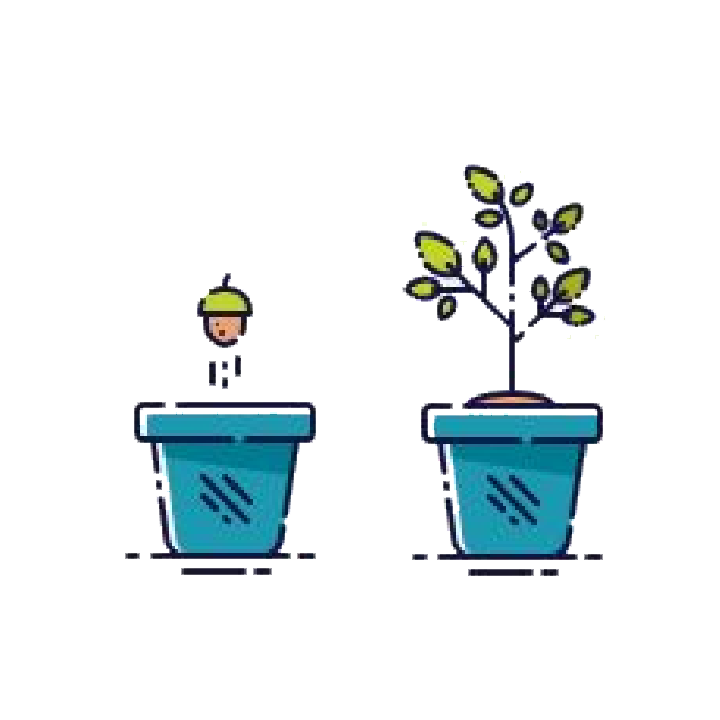
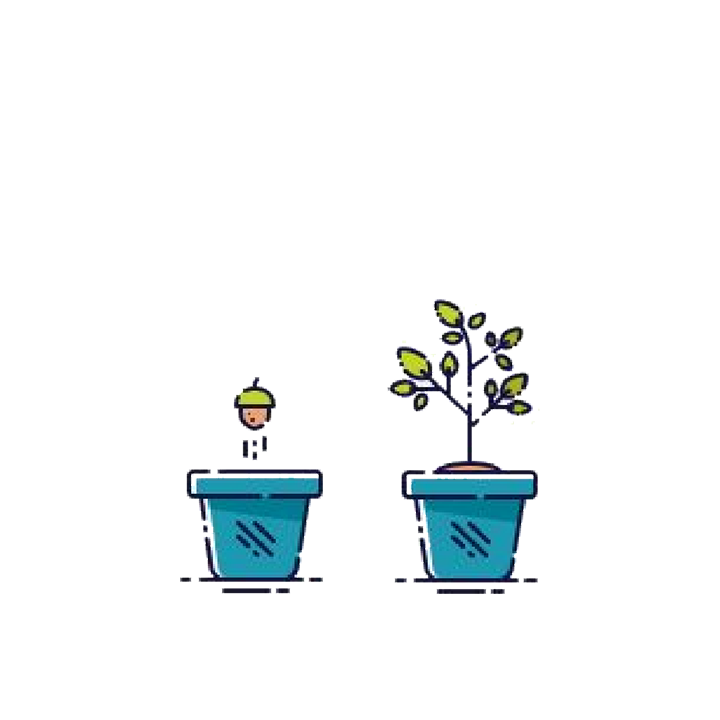
The second 720×720 image is a revision of the first. Changes to its layers:
painted on "Layer 2" over [125, 273, 540, 594]
removed layer "Layer 1" over [402, 164, 605, 576]
